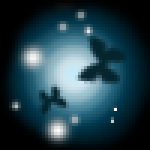
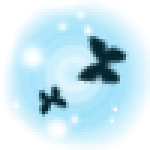
Before/after of a 150x150 layered artwork. What changed in the layer stack:
hid "Layer 0" over [0, 0, 150, 150]
